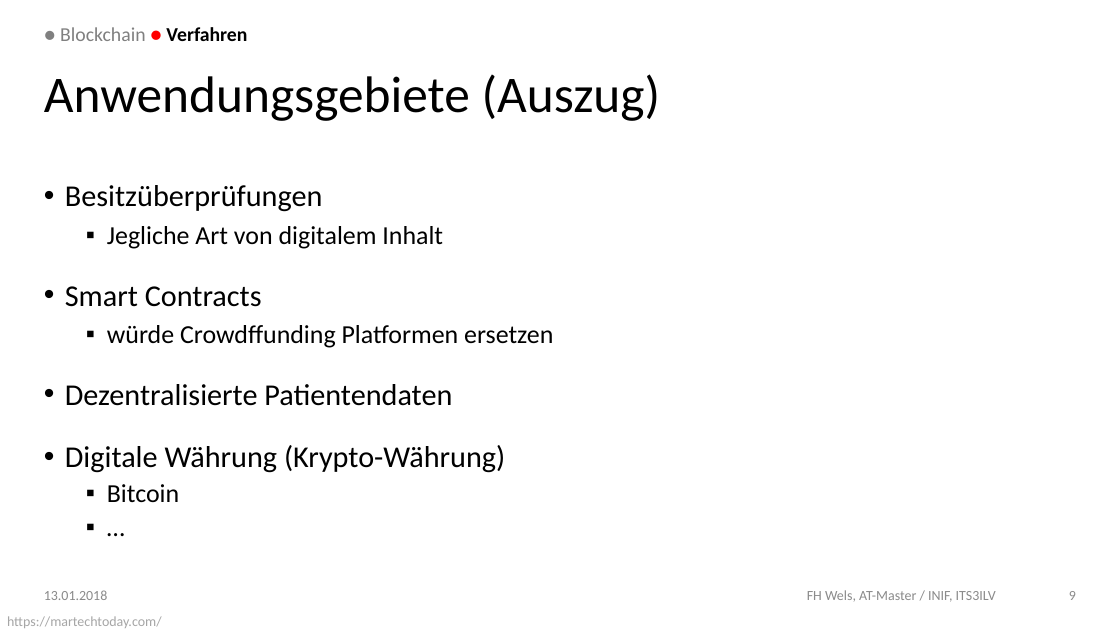
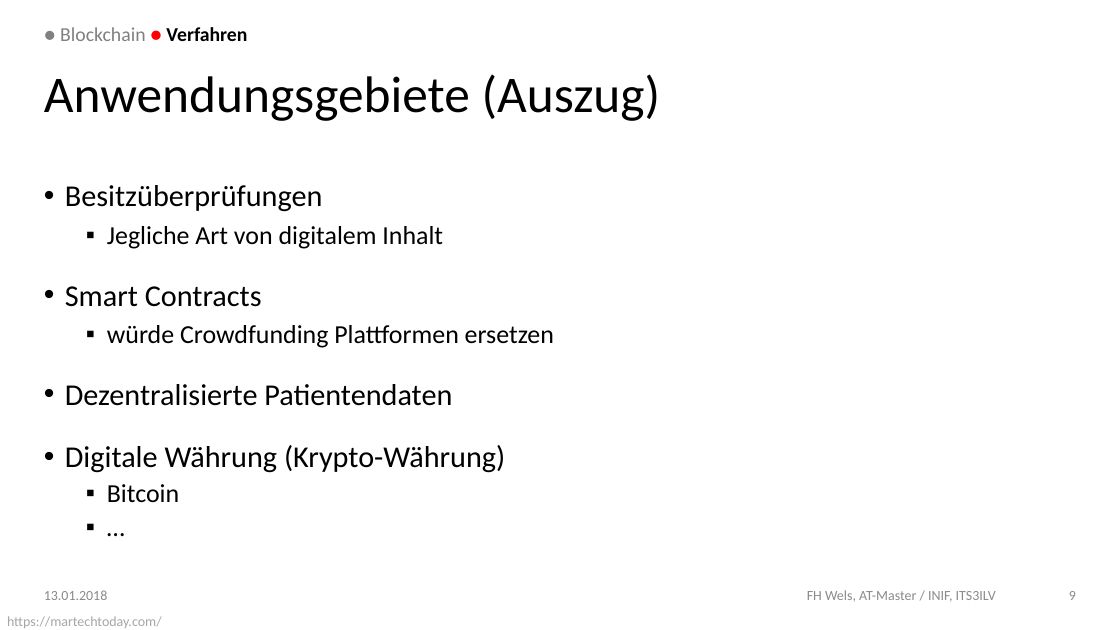
Before and after one commit to DoSchoe/ITS, a slide deck: slide 9 of Präsentation/Blockchain – Technologie.pptx. Drawn at 1120x630 pixels with LibreOffice and Linux fonts; fonts in the diff are those of the drawing; background and template pictures are left out. Boxes give left, top, right and bottom in pixels: in the first picture for what was removed or moved away, otherwise in the second. Text is boxed around its words. In the diff, an @@ line names an element or a change of style, - is before the commit and + after.

```diff
--- a/Präsentation/Blockchain – Technologie.pptx
+++ b/Präsentation/Blockchain – Technologie.pptx
@@ text at bbox=[107, 325, 554, 348]: text changed @@
-  ▪ würde Crowdffunding Platformen ersetzen
+  ▪ würde Crowdfunding Plattformen ersetzen
```
Also in this commit, not shown: 4 other slides changed, 6 slides added, 1 other file.
